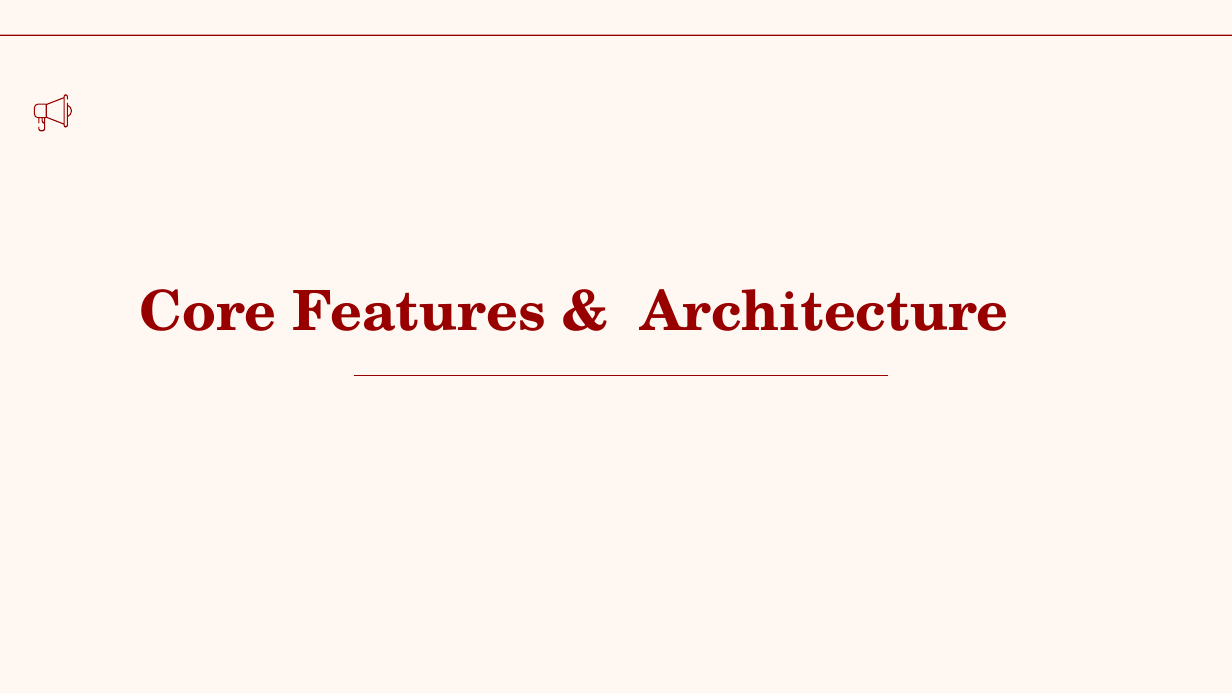
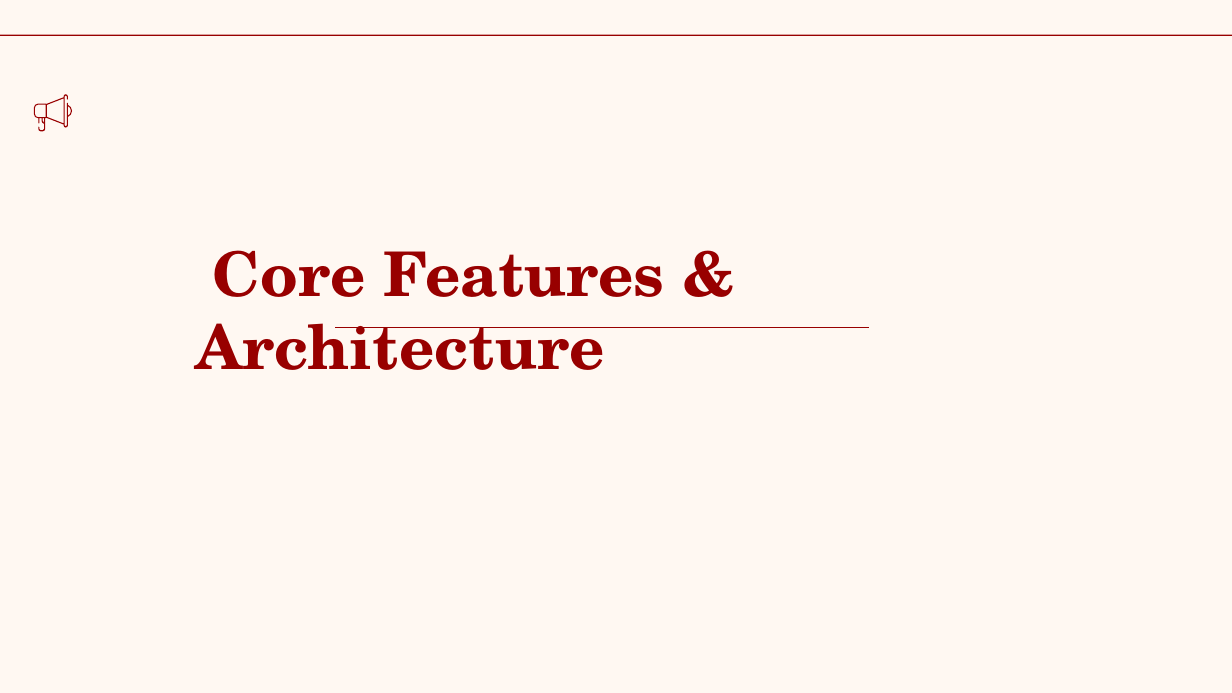
Before and after one commit to stfx86/SupplierMS, a slide deck: slide 3 of overview.pptx. Drawn at 1232x693 pixels with LibreOffice and Linux fonts; fonts in the diff are those of the drawing. Boxes give left, top, right and bottom in pixels: in the first picture for what was removed or moved away, otherwise in the second. Text is boxed around its words. In the diff, an @@ line names an element or a change of style, - is before the commit and + after.

```diff
--- a/overview.pptx
+++ b/overview.pptx
@@ title "Core Features & Architecture": place and size @@
-title "Core Features & Architecture" at <box>139,289,1009,331</box>
+title "Core Features & Architecture" at <box>196,250,664,370</box>
@@ title "Core Features & Architecture" at <box>196,250,664,370</box>: size 32.4 to 36 pt @@
@@ line moved from (887, 376) - (354, 376) to (869, 328) - (335, 328) @@
```
Also in this commit, not shown: 14 other slides changed, 10 slides added, 1 slide removed, 2 other files.
